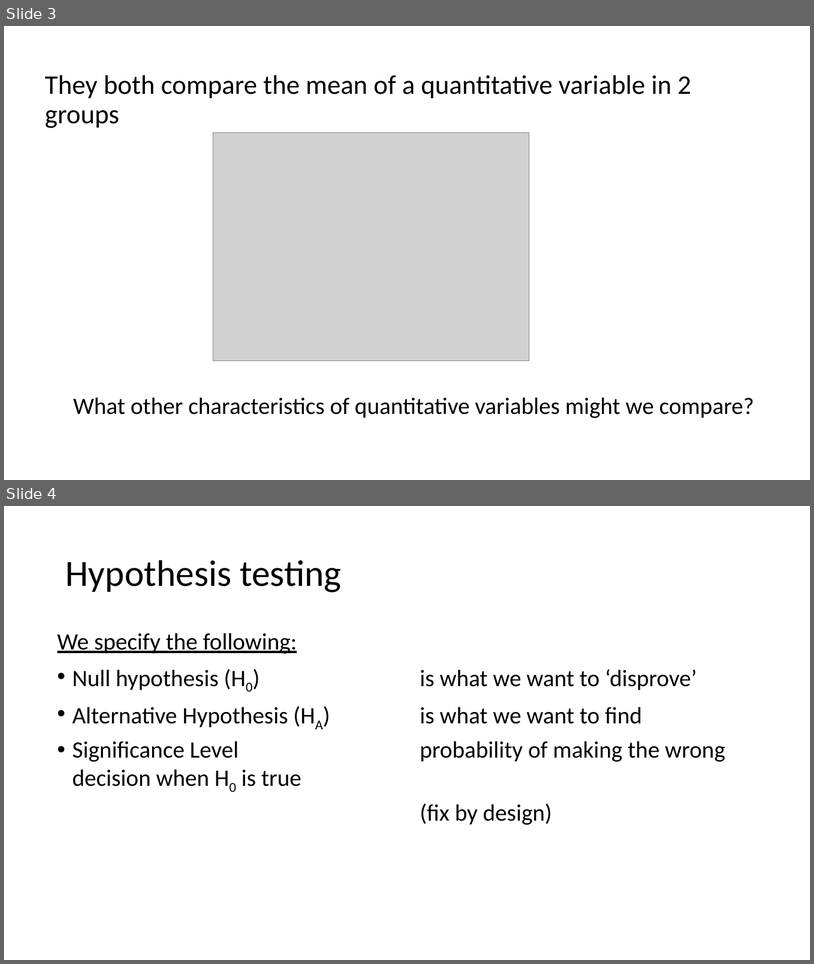
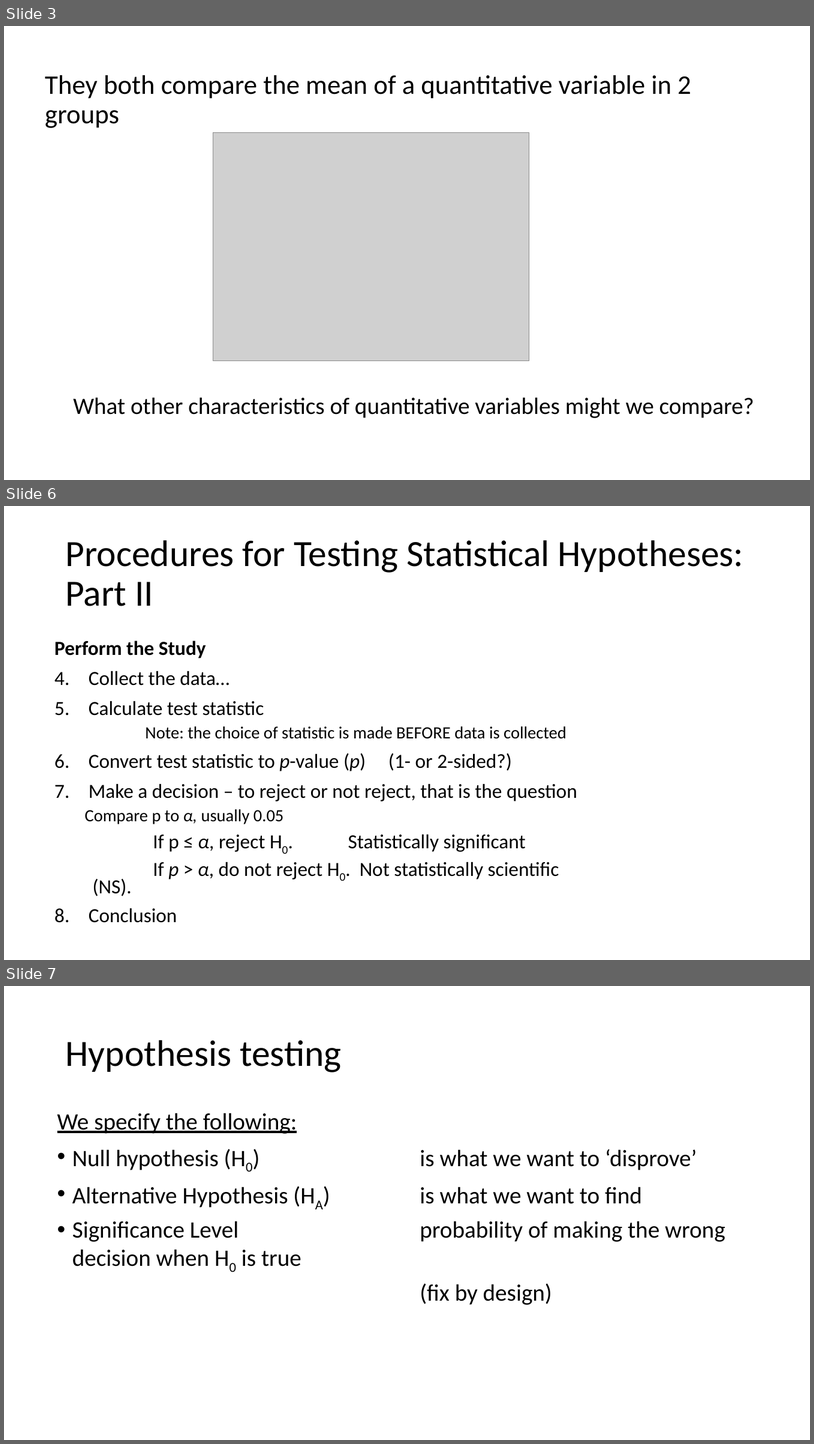
Before and after one commit to USCbiostats/LAsBEST, a slide deck: google-drive/week02/2Tues/1_lasbest-hypothesis-testing.pptx. Shown one above the other, each under a label of ours: slides 3 and 4 before the commit, slides 3, 6 and 7 after it; the slides between them are not shown. The pictures are 814x964 and 814x1444 pixels, drawn with LibreOffice and Linux fonts; fonts in the diff are those of the drawing; grey boxes stand for pictures; background and template pictures are left out. Boxes give left, top, right and bottom in pixels: in the first picture for what was removed or moved away, otherwise in the second. Text is boxed around its words. In the diff, an @@ line names an element or a change of style, - is before the commit and + after.

Commit message:
update hypothesis testing

```diff
--- a/google-drive/week02/2Tues/1_lasbest-hypothesis-testing.pptx
+++ b/google-drive/week02/2Tues/1_lasbest-hypothesis-testing.pptx
@@ slide 6 added at [4,506,810,960], background #FFFFFF @@
@@ title added at [65,540,744,606], 44 pt, text #000000 @@
+Procedures for Testing Statistical Hypotheses:
+Part II
@@ text added at [54,640,578,922], 23.8 pt, text #000000 @@
+Perform the Study
+4. Collect the data…
+5. Calculate test statistic
+  Note: the choice of statistic is made BEFORE data is collected
+6. Convert test statistic to p-value (p) (1- or 2-sided?)
+7. Make a decision – to reject or not reject, that is the question
+  Compare p to α, usually 0.05
+If p ≤ α, reject H0. Statistically significant
+If p > α, do not reject H0. Not statistically scientific (NS).
+8. Conclusion
@@ what was slide 4 is now slide 7 @@
```
Also in this commit, not shown: 1 slide changed, 4 other slides added, 2 other files.
